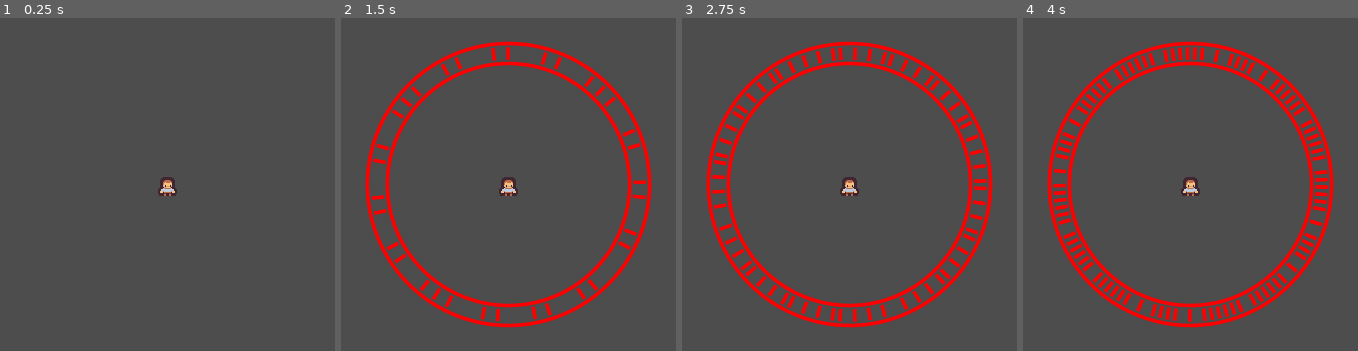
Above: before the commit, frames 1-4 (left to right).
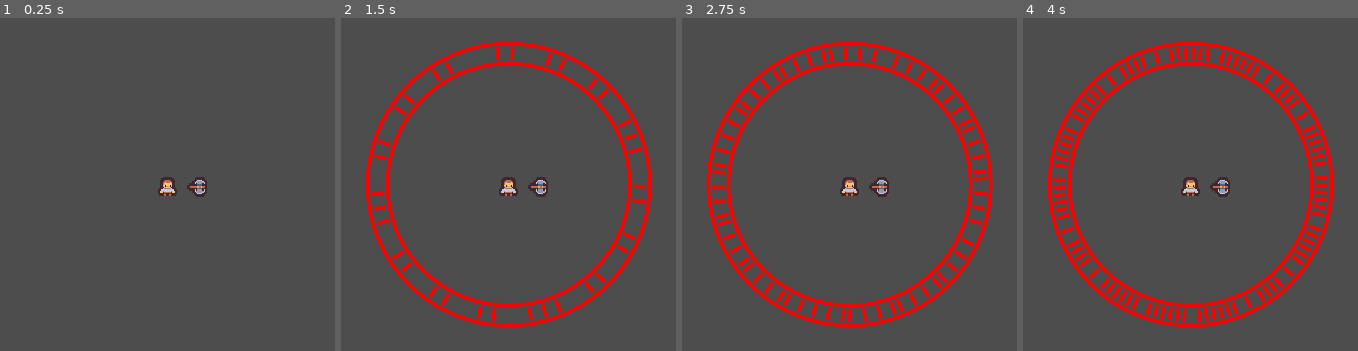
Above: after the commit, the same moments.

Repository: AlexeyBond/old-55-game
Game: Godot game, scene res://player.tscn
Same seed, same stepped clock (60 frames per second), same inputs: the game is played once before the commit and once after it. This scene is started directly instead of the project's main scene.
Inputs (mouse positions are in pixels of both pictures, inside the frame that each line leads up to):
- Up to frame 1 (0.25 s): no input
- Up to frame 2 (1.5 s): move the mouse to (outside the picture) at 0.52 s; click (outside the picture) at 0.67 s; move the mouse to (347, 207) at 1.27 s; click (347, 207) at 1.42 s
- Up to frame 3 (2.75 s): move the mouse to (929, 84) at 2.02 s; click (929, 84) at 2.17 s
- Up to frame 4 (4 s): move the mouse to (1150, 274) at 2.77 s; click (1150, 274) at 2.92 s; move the mouse to (outside the picture) at 3.52 s; click (outside the picture) at 3.67 s

The runs differ from the first frame. In frame 1, 0.3% of the frame differs, in the area x 55-62%, y 47-54%; in frame 2, 3.4%; in frame 3, 6.0%; in frame 4, 6.3%, in the area x 8-92%, y 8-94%.

Commit message:
Hopefully, last commit

Diff:
--- a/degenerator.tscn
+++ b/degenerator.tscn
@@ -21,6 +21,9 @@
 	$AnimationPlayer.play('end')
 
 func start():
+	if target == null or not target.has_method('degenerate'):
+		push_error(\"No target for degenerator\")
+		return
 	var generator: WFC2DGenerator = target.degenerate(Vector2i(position/16.0), 4)
 	generator.done.connect(self._on_generated)
 
--- a/ghost.tscn
+++ b/ghost.tscn
@@ -28,6 +28,7 @@
 
 func disintegrate():
 	queue_free()
+	get_tree().call_group('score_manager', 'add_score', self, 10.0)
 "
 
 [sub_resource type="Animation" id="Animation_jpfue"]
@@ -72,7 +73,6 @@
 size = Vector2(14, 16)
 
 [sub_resource type="CircleShape2D" id="CircleShape2D_nk55n"]
-radius = 16.0
 
 [node name="Ghost" type="CharacterBody2D"]
 collision_layer = 2
--- a/map.tscn
+++ b/map.tscn
@@ -21,6 +21,8 @@
 	$loadingUI.show()
 	$gameoverUI.hide()
 
+	add_to_group('score_manager')
+
 func _process(delta):
 	if has_node(\"generator\"):
 		var generator = $generator
@@ -46,6 +48,7 @@
 
 func _allow_start_game():
 	%StartButton.show()
+	%StartButton.grab_focus()
 	%StartButton.pressed.connect(_start_game)
 
 func _start_game():
@@ -56,7 +59,9 @@
 	add_child(player)
 
 func _on_player_disintegrated():
+	%ScoreLabel.text = \"Score: %d\" % [total_score]
 	$gameoverUI.show()
+	%RestartButton.grab_focus()
 	$gameoverUI/AnimationPlayer.play('fade_in')
 
 func _on_degenerated(generator: WFC2DGenerator):
@@ -87,6 +92,18 @@
 
 func _on_restart_button_pressed():
 	get_tree().reload_current_scene()
+
+var score_number_scene: PackedScene = preload(\"res://score_number.tscn\")
+
+var total_score: float = 0
+
+func add_score(source: Node2D, amount: float):
+	total_score += amount
+
+	var number: Node2D = score_number_scene.instantiate()
+	number.position = source.position
+	number.amount = amount
+	source.get_parent().add_child(number)
 "
 
 [sub_resource type="Resource" id="Resource_50ak6"]
@@ -243,7 +260,6 @@
 text = "   Start   "
 
 [node name="gameoverUI" type="CanvasLayer" parent="."]
-visible = false
 
 [node name="ColorRect" type="ColorRect" parent="gameoverUI"]
 anchors_preset = 15
@@ -269,6 +285,12 @@
 theme_override_font_sizes/font_size = 32
 text = "Game Over"
 
+[node name="ScoreLabel" type="Label" parent="gameoverUI/ColorRect/CenterContainer/VBoxContainer"]
+unique_name_in_owner = true
+layout_mode = 2
+text = "Score: 100500"
+horizontal_alignment = 1
+
 [node name="RestartButton" type="Button" parent="gameoverUI/ColorRect/CenterContainer/VBoxContainer"]
 unique_name_in_owner = true
 layout_mode = 2
--- a/player.tscn
+++ b/player.tscn
@@ -63,6 +63,48 @@
 
 func _on_killer_sensor_area_entered(area):
 	die()
+
+var axe_speed: float = 0
+
+func _process(delta):
+	if Input.is_action_pressed(\"ui_accept\"):
+		axe_speed = PI * 6.0
+	else:
+		axe_speed = max(0, axe_speed - delta * PI * 8)
+	$axeRoot.rotate(delta * axe_speed)
+
+var vaporization_particles_scene: PackedScene = preload(\"res://vaporization.tscn\")
+
+func _disintegrate_object(node: Node2D):
+	node.call_deferred('disintegrate')
+
+	var vaporization_particles: Node2D = vaporization_particles_scene.instantiate()
+	vaporization_particles.position = node.position
+	node.get_parent().add_child(vaporization_particles)
+
+func _disintegrate_collider(collider: CollisionObject2D):
+	if collider.has_method('disintegrate'):
+		_disintegrate_object(collider)
+		return
+
+	var collider_owner = collider.owner
+
+	if collider_owner == null:
+		push_error(\"Collider is not owned and is nod disintegratable\")
+		return
+
+	if not collider_owner.has_method('disintegrate'):
+		push_error(\"Collider owner has no disintegrate() method\")
+		return
+
+	_disintegrate_object(collider_owner)
+
+func _on_axe_strike_area_area_entered(area):
+	_disintegrate_collider(area)
+
+
+func _on_axe_strike_area_body_entered(body):
+	_disintegrate_collider(body)
 "
 
 [sub_resource type="Animation" id="Animation_tloby"]
@@ -126,6 +168,10 @@
 [sub_resource type="RectangleShape2D" id="RectangleShape2D_37bwg"]
 size = Vector2(8, 2)
 
+[sub_resource type="CapsuleShape2D" id="CapsuleShape2D_frpp0"]
+radius = 6.0
+height = 16.0
+
 [node name="CharacterBody2D" type="CharacterBody2D"]
 position = Vector2(960, 540)
 collision_layer = 3
@@ -135,7 +181,7 @@
 zoom = Vector2(3, 3)
 
 [node name="circle" type="Node2D" parent="."]
-rotation = 992.886
+rotation = 2894.16
 script = ExtResource("1_smqks")
 radius = 113.0
 progress = 0.6
@@ -168,5 +214,25 @@
 position = Vector2(0, 8)
 shape = SubResource("RectangleShape2D_37bwg")
 
+[node name="axeRoot" type="Node2D" parent="."]
+position = Vector2(0, 2)
+
+[node name="Sprite2D2" type="Sprite2D" parent="axeRoot"]
+position = Vector2(24, 0)
+rotation = 1.57079
+texture = ExtResource("3_dlf6n")
+region_enabled = true
+region_rect = Rect2(160, 144, 16, 16)
+
+[node name="axeStrikeArea" type="Area2D" parent="axeRoot"]
+collision_layer = 0
+collision_mask = 2
+
+[node name="CollisionShape2D" type="CollisionShape2D" parent="axeRoot/axeStrikeArea"]
+position = Vector2(26, 0)
+shape = SubResource("CapsuleShape2D_frpp0")
+
 [connection signal="area_entered" from="killerSensor" to="." method="_on_killer_sensor_area_entered"]
 [connection signal="body_entered" from="killerSensor" to="." method="_on_killer_sensor_body_entered"]
+[connection signal="area_entered" from="axeRoot/axeStrikeArea" to="." method="_on_axe_strike_area_area_entered"]
+[connection signal="body_entered" from="axeRoot/axeStrikeArea" to="." method="_on_axe_strike_area_body_entered"]
--- /dev/null
+++ b/score_number.tscn
@@ -0,0 +1,111 @@
+[gd_scene load_steps=5 format=3 uid="uid://dbbnxs25vi6n6"]
+
+[sub_resource type="GDScript" id="GDScript_fk5wl"]
+script/source = "extends Node2D
+
+@export var amount: float = 10
+
+# Called when the node enters the scene tree for the first time.
+func _ready():
+	%Label.text = \"+%d\" % [amount]
+	$AnimationPlayer.play('fly')
+
+
+# Called every frame. 'delta' is the elapsed time since the previous frame.
+func _process(delta):
+	pass
+"
+
+[sub_resource type="Animation" id="Animation_gb8bi"]
+resource_name = "fly"
+tracks/0/type = "value"
+tracks/0/imported = false
+tracks/0/enabled = true
+tracks/0/path = NodePath("Node2D:position")
+tracks/0/interp = 1
+tracks/0/loop_wrap = true
+tracks/0/keys = {
+"times": PackedFloat32Array(0, 1),
+"transitions": PackedFloat32Array(1, 1),
+"update": 0,
+"values": [Vector2(0, 0), Vector2(0, -100)]
+}
+tracks/1/type = "value"
+tracks/1/imported = false
+tracks/1/enabled = true
+tracks/1/path = NodePath("Node2D:modulate")
+tracks/1/interp = 1
+tracks/1/loop_wrap = true
+tracks/1/keys = {
+"times": PackedFloat32Array(0, 0.8, 1),
+"transitions": PackedFloat32Array(1, 1, 1),
+"update": 0,
+"values": [Color(0, 1, 0, 1), Color(0, 1, 0, 1), Color(0, 1, 0, 0)]
+}
+tracks/2/type = "method"
+tracks/2/imported = false
+tracks/2/enabled = true
+tracks/2/path = NodePath(".")
+tracks/2/interp = 1
+tracks/2/loop_wrap = true
+tracks/2/keys = {
+"times": PackedFloat32Array(1),
+"transitions": PackedFloat32Array(1),
+"values": [{
+"args": [],
+"method": &"queue_free"
+}]
+}
+
+[sub_resource type="Animation" id="Animation_k44lw"]
+length = 0.001
+tracks/0/type = "value"
+tracks/0/imported = false
+tracks/0/enabled = true
+tracks/0/path = NodePath("Node2D:position")
+tracks/0/interp = 1
+tracks/0/loop_wrap = true
+tracks/0/keys = {
+"times": PackedFloat32Array(0),
+"transitions": PackedFloat32Array(1),
+"update": 0,
+"values": [Vector2(0, 0)]
+}
+tracks/1/type = "value"
+tracks/1/imported = false
+tracks/1/enabled = true
+tracks/1/path = NodePath("Node2D:modulate")
+tracks/1/interp = 1
+tracks/1/loop_wrap = true
+tracks/1/keys = {
+"times": PackedFloat32Array(0),
+"transitions": PackedFloat32Array(1),
+"update": 0,
+"values": [Color(0, 1, 0, 1)]
+}
+
+[sub_resource type="AnimationLibrary" id="AnimationLibrary_6ljhc"]
+_data = {
+"RESET": SubResource("Animation_k44lw"),
+"fly": SubResource("Animation_gb8bi")
+}
+
+[node name="ScoreNumber" type="Node2D"]
+script = SubResource("GDScript_fk5wl")
+
+[node name="AnimationPlayer" type="AnimationPlayer" parent="."]
+libraries = {
+"": SubResource("AnimationLibrary_6ljhc")
+}
+
+[node name="Node2D" type="Node2D" parent="."]
+modulate = Color(0, 1, 0, 1)
+
+[node name="Label" type="Label" parent="Node2D"]
+unique_name_in_owner = true
+offset_left = -34.0
+offset_top = -11.0
+offset_right = 35.0
+offset_bottom = 12.0
+text = "+100"
+horizontal_alignment = 1
--- a/spawner-ghost.tscn
+++ b/spawner-ghost.tscn
@@ -59,7 +59,7 @@
 monsterScene = ExtResource("2_iqmg0")
 
 [node name="circle" type="Node2D" parent="."]
-rotation = 1732.06
+rotation = 3132.57
 script = ExtResource("1_cjjvt")
 radius = 0.0
 
Not shown, changed: addons/wfc/examples/assets/kenney-tiny-dungeon/tile-set.tres
Not shown: 1 places in player.tscn that only renumber resources
